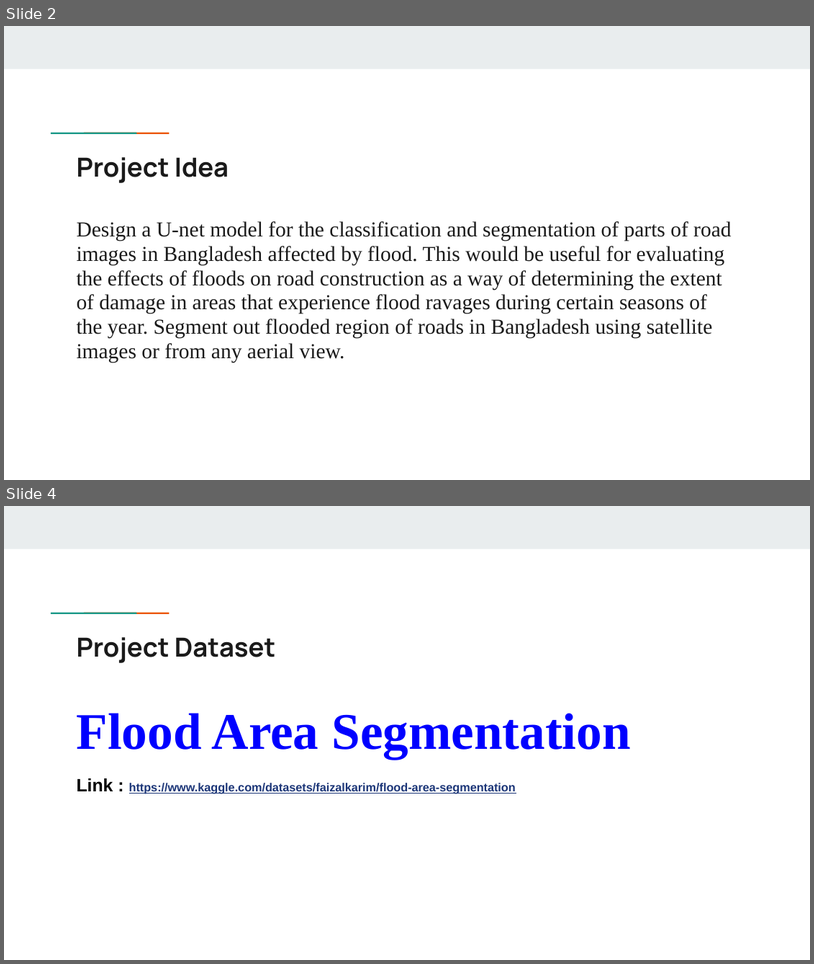
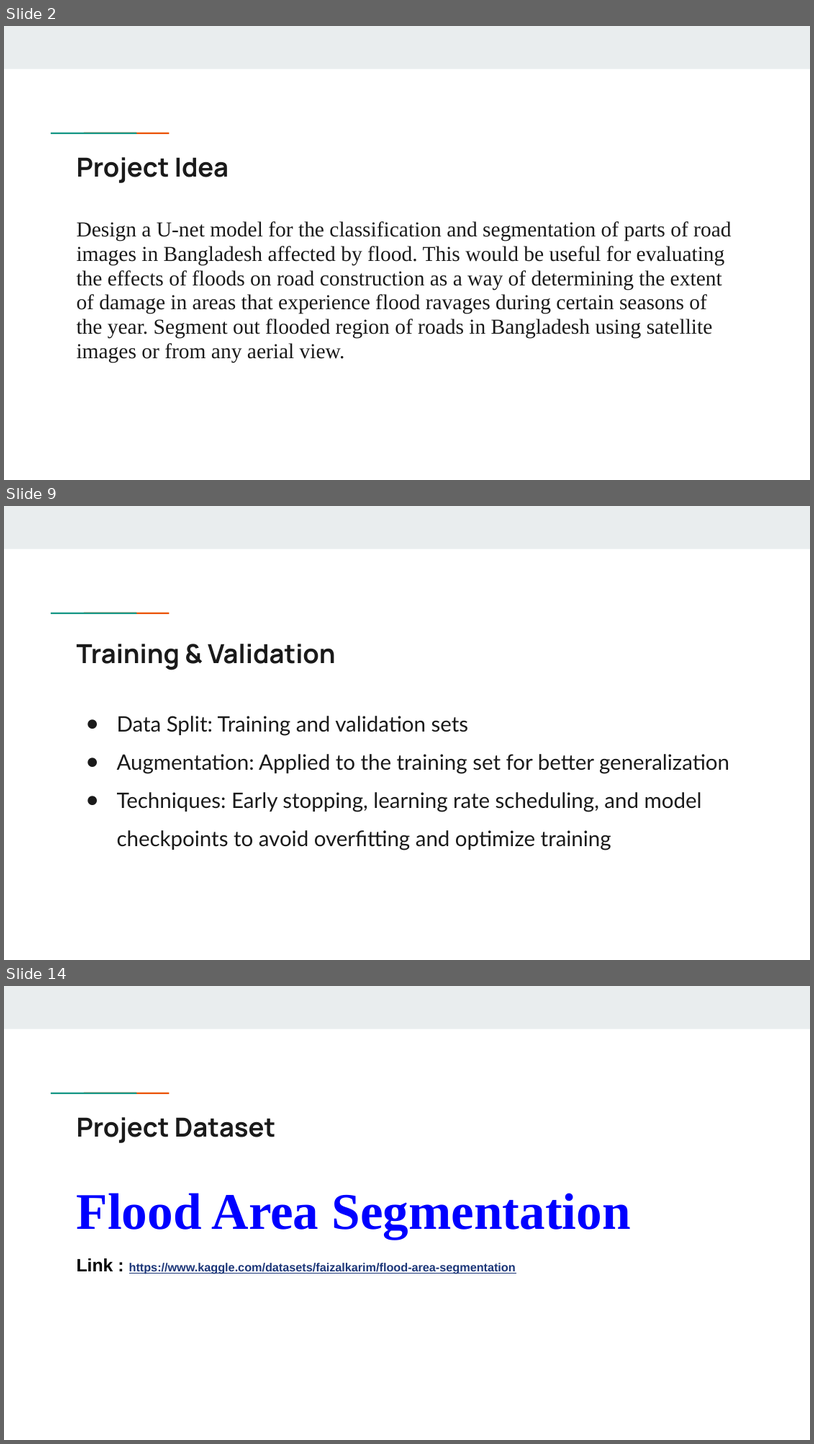
Before and after one commit to Shaoun18/CSE713, a slide deck: Final Project/Task_4a/Flood Impact Detection on Roads Using U-Net.pptx. Shown one above the other, each under a label of ours: slides 2 and 4 before the commit, slides 2, 9 and 14 after it; the slides between them are not shown. The pictures are 814x964 and 814x1444 pixels, drawn with LibreOffice and Linux fonts; fonts in the diff are those of the drawing. Boxes give left, top, right and bottom in pixels: in the first picture for what was removed or moved away, otherwise in the second. Text is boxed around its words. In the diff, an @@ line names an element or a change of style, - is before the commit and + after.

```diff
--- a/Final Project/Task_4a/Flood Impact Detection on Roads Using U-Net.pptx
+++ b/Final Project/Task_4a/Flood Impact Detection on Roads Using U-Net.pptx
@@ slide 9 added at box(4, 506, 810, 960), background #FFFFFF; not listed: 3 template elements that a slide beside it also shows @@
@@ title added at box(77, 644, 336, 670), 23.4 pt, text #1A1A1A, bold @@
+Training & Validation
@@ text added at box(117, 716, 730, 849), 19 pt, text #1A1A1A @@
+● Data Split: Training and validation sets
+● Augmentation: Applied to the training set for better generalization
+● Techniques: Early stopping, learning rate scheduling, and model checkpoints to avoid overfitting and optimize training
@@ what was slide 4 is now slide 14 @@
```
Also in this commit, not shown: 2 slides changed, 10 other slides added.
